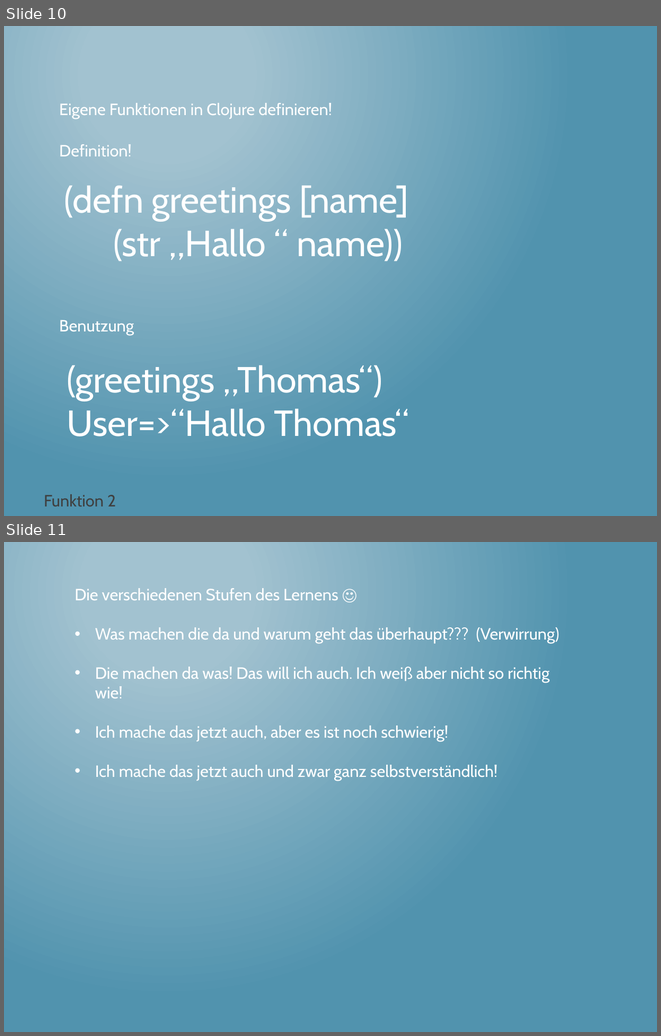
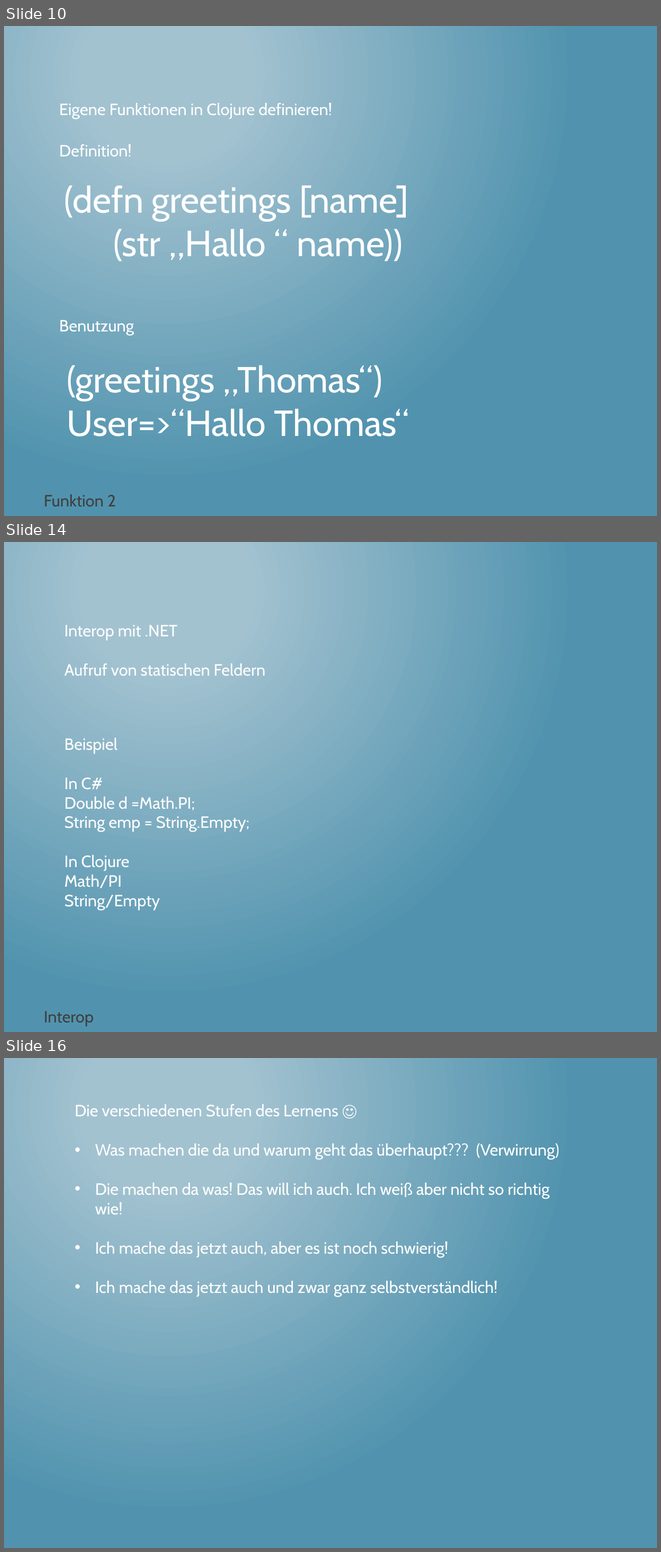
Before and after one commit to thomasschulte/ClojureUsergroupDemo, a slide deck: Clojure Vortrag .NET User Group.pptx. Shown one above the other, each under a label of ours: slides 10 and 11 before the commit, slides 10, 14 and 16 after it; the slides between them are not shown. The pictures are 661x1036 and 661x1552 pixels, drawn with LibreOffice and Linux fonts; fonts in the diff are those of the drawing. Boxes give left, top, right and bottom in pixels: in the first picture for what was removed or moved away, otherwise in the second. Text is boxed around its words. In the diff, an @@ line names an element or a change of style, - is before the commit and + after.

Commit message:
Clojure Source Files

```diff
--- a/Clojure Vortrag .NET User Group.pptx
+++ b/Clojure Vortrag .NET User Group.pptx
@@ slide 14 added at <box>4,542,657,1032</box>, background gradient #A3C3D1 to #5194AF @@
@@ text added at <box>64,625,266,676</box>, 18 pt, text #FFFFFF @@
+Interop mit .NET
+Aufruf von statischen Feldern
@@ text added at <box>64,738,249,910</box>, 18 pt, text #FFFFFF @@
+Beispiel
+In C#
+Double d =Math.PI;
+String emp = String.Empty;
+In Clojure
+Math/PI
+String/Empty
@@ text added at <box>44,1011,94,1026</box>, 18 pt, text #3F3F3F @@
+Interop
@@ what was slide 11 is now slide 16 @@
```
Also in this commit, not shown: 4 other slides added, 5 slides removed, 4 other files.
